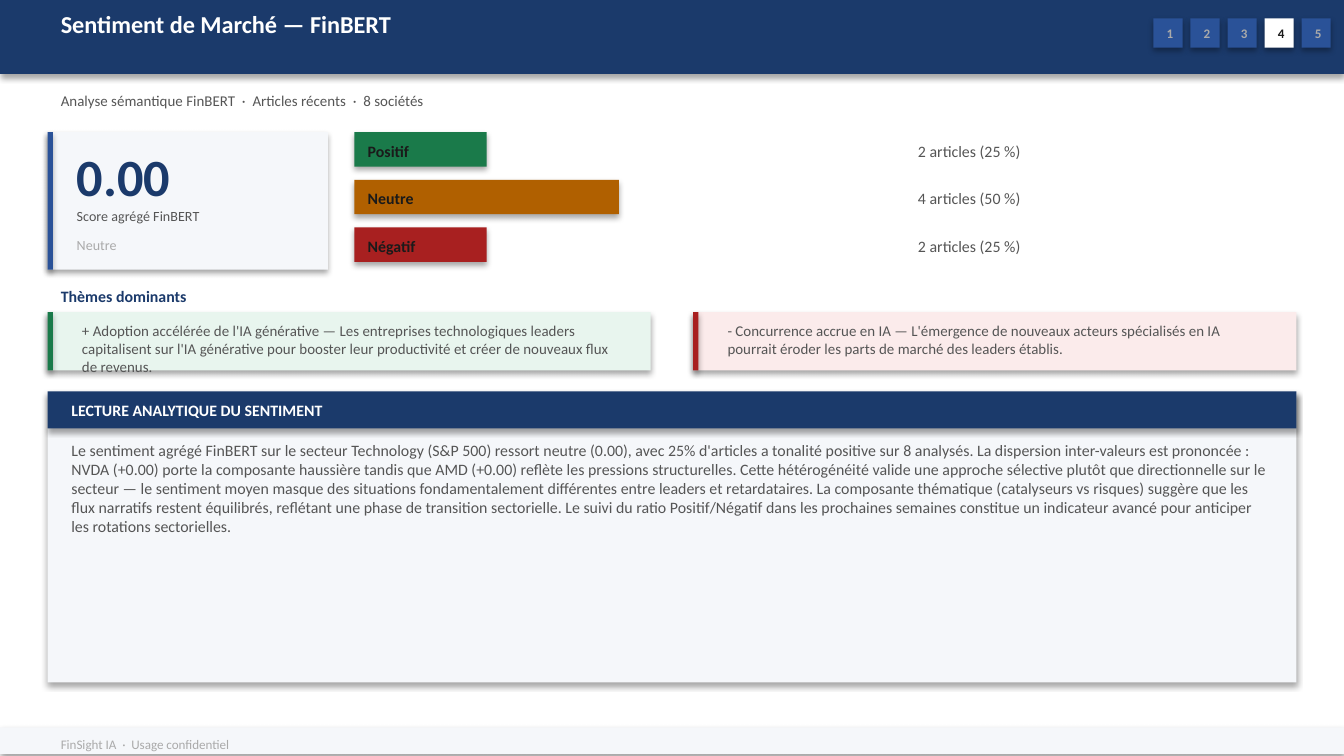
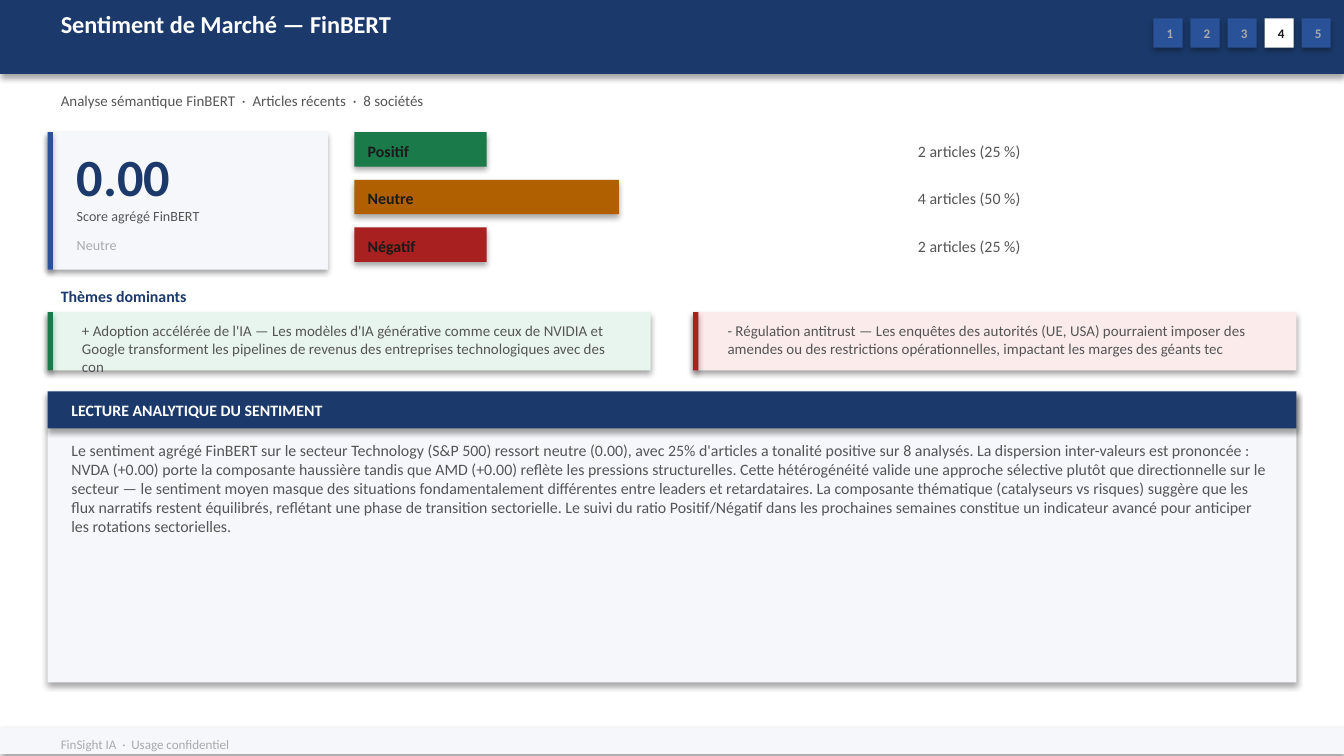
Before and after one commit to baptistejeh07-art/finsight-ia, a slide deck: slide 18 of preview/secteur_Technology_S&P_500/secteur_Technology_S&P_500.pptx. Drawn at 1344x756 pixels with LibreOffice and Linux fonts; fonts in the diff are those of the drawing. Boxes give left, top, right and bottom in pixels: in the first picture for what was removed or moved away, otherwise in the second. Text is boxed around its words. In the diff, an @@ line names an element or a change of style, - is before the commit and + after.

```diff
--- a/preview/secteur_Technology_S&P_500/secteur_Technology_S&P_500.pptx
+++ b/preview/secteur_Technology_S&P_500/secteur_Technology_S&P_500.pptx
@@ text at bbox=[82, 325, 605, 373]: text changed @@
-+ Adoption accélérée de l'IA générative — Les entreprises technologiques leaders capitalisent sur l'IA générative pour booster leur productivité et créer de nouveaux flux de revenus.
++ Adoption accélérée de l'IA — Les modèles d'IA générative comme ceux de NVIDIA et Google transforment les pipelines de revenus des entreprises technologiques avec des con
@@ text at bbox=[728, 325, 1245, 357]: text changed @@
-- Concurrence accrue en IA — L'émergence de nouveaux acteurs spécialisés en IA pourrait éroder les parts de marché des leaders établis.
+- Régulation antitrust — Les enquêtes des autorités (UE, USA) pourraient imposer des amendes ou des restrictions opérationnelles, impactant les marges des géants tec
```
Also in this commit, not shown: 5 other slides changed, 2 other files.
